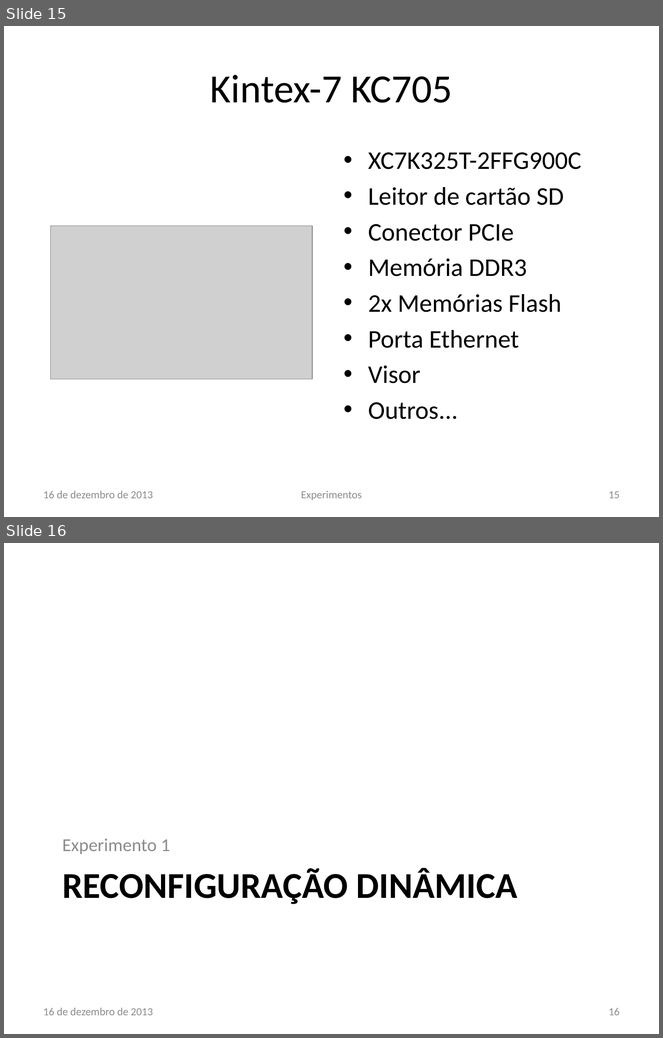
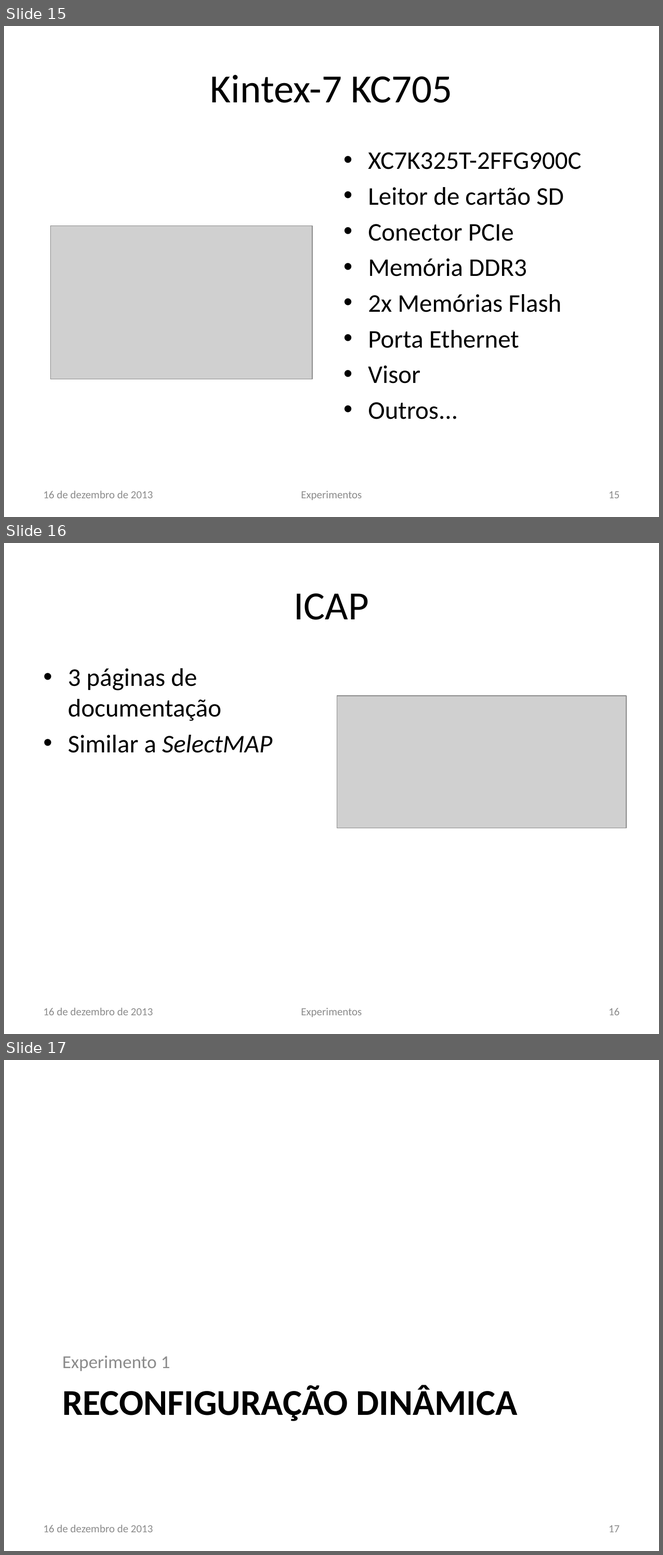
Before and after one commit to lsoliveira459/tg2, a slide deck: Apresentação/Estudo e Implementação de Reconfiguração Dinâmica.pptx. Shown one above the other, each under a label of ours: slides 15 and 16 before the commit, slides 15, 16 and 17 after it. The pictures are 663x1038 and 663x1555 pixels, drawn with LibreOffice and Linux fonts; fonts in the diff are those of the drawing; grey boxes stand for pictures; background and template pictures are left out. Boxes give left, top, right and bottom in pixels: in the first picture for what was removed or moved away, otherwise in the second. Text is boxed around its words. In the diff, an @@ line names an element or a change of style, - is before the commit and + after.

```diff
--- a/Apresentação/Estudo e Implementação de Reconfiguração Dinâmica.pptx
+++ b/Apresentação/Estudo e Implementação de Reconfiguração Dinâmica.pptx
@@ slide 16 added at (4,543,659,1034), background #FFFFFF @@
@@ title added at (294,593,370,620), 44 pt, text #000000 @@
+ICAP
@@ text added at (68,668,272,753), 28 pt, text #000000 @@
+• 3 páginas de documentação
+• Similar a SelectMAP
@@ picture added at (337,696,626,828) @@
@@ text added at (44,1008,153,1016), 12 pt, text #8C8C8C @@
+16 de dezembro de 2013
@@ text added at (301,1008,362,1018), 12 pt, text #8C8C8C @@
+Experimentos
@@ page number added at (609,1008,620,1016), 12 pt, text #8C8C8C @@
+16
@@ what was slide 16 is now slide 17 @@
@@ page number at (609,1525,620,1533): text changed @@
-16
+17
```
Also in this commit, not shown: 2 slides changed, 3 other files.
